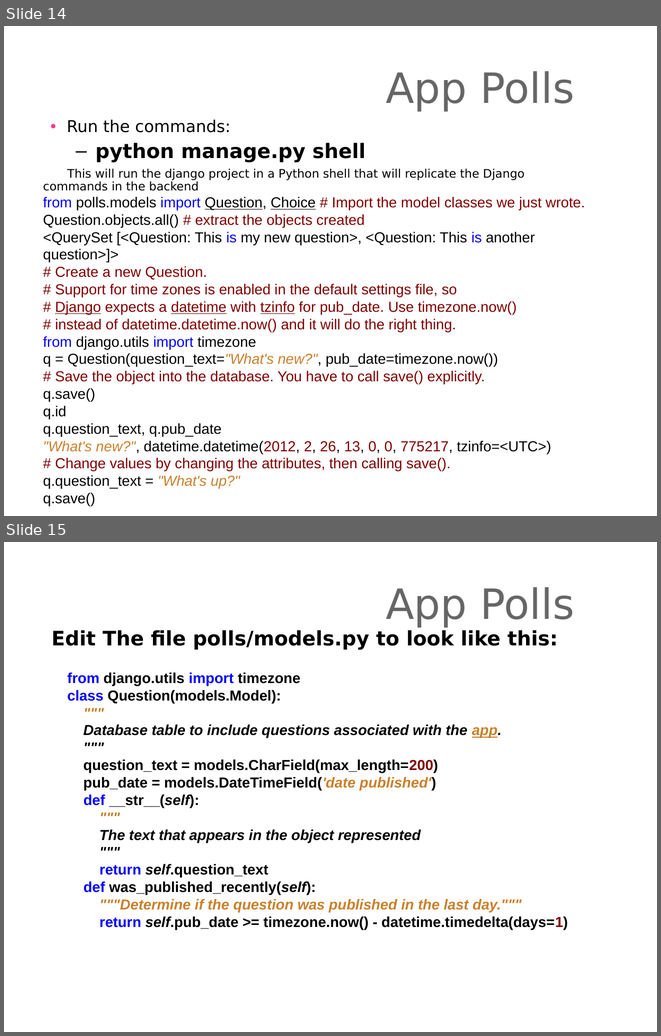
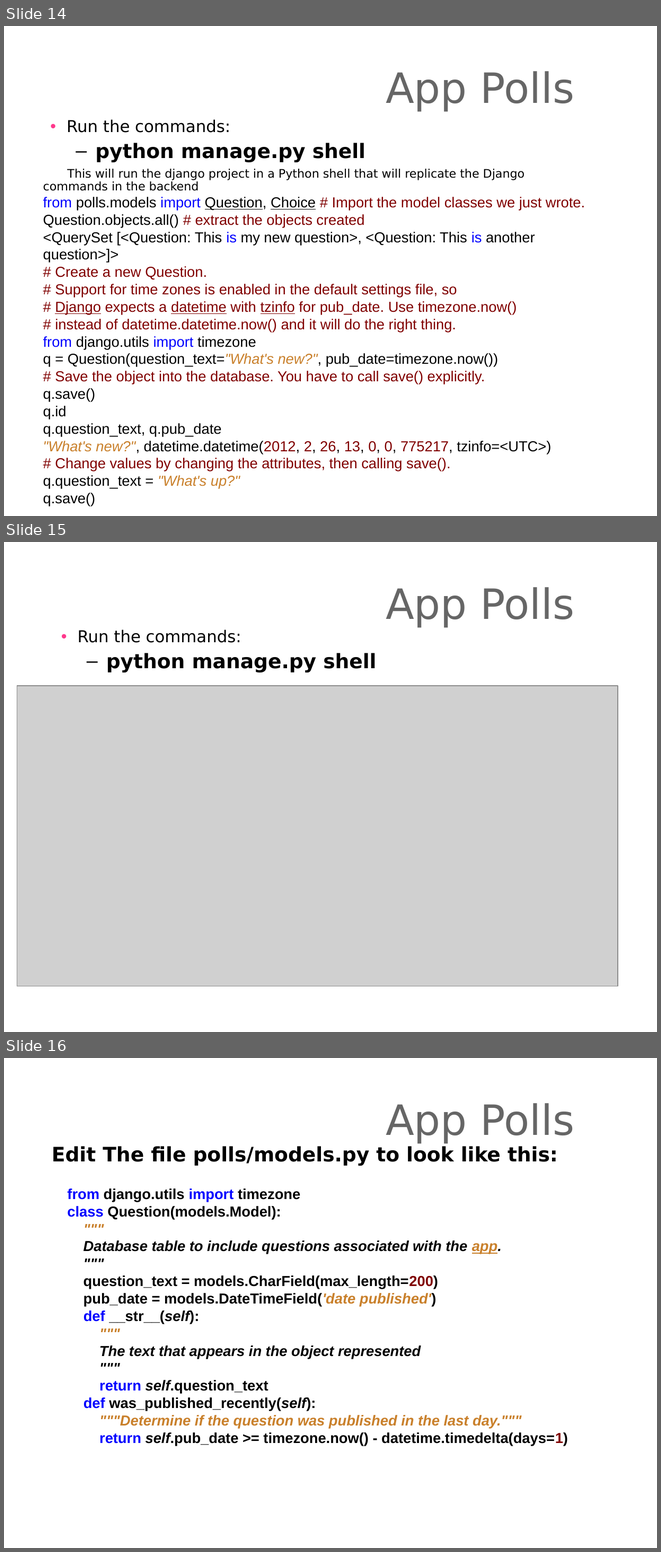
Before and after one commit to derekawilson72/CodeIT-viz-prj, a slide deck: Presentations/djangointroduction-Lesson02.ppt. Shown one above the other, each under a label of ours: slides 14 and 15 before the commit, slides 14, 15 and 16 after it. The pictures are 661x1036 and 661x1552 pixels, drawn with LibreOffice and Linux fonts; fonts in the diff are those of the drawing; grey boxes stand for pictures; background and template pictures are left out. Boxes give left, top, right and bottom in pixels: in the first picture for what was removed or moved away, otherwise in the second. Text is boxed around its words. In the diff, an @@ line names an element or a change of style, - is before the commit and + after.

```diff
--- a/Presentations/djangointroduction-Lesson02.ppt
+++ b/Presentations/djangointroduction-Lesson02.ppt
@@ slide 15 added at <box>4,542,657,1032</box>, background picture (left out) @@
@@ text added at <box>386,587,574,627</box>, 46 pt, text #666666 @@
+App Polls
@@ text added at <box>78,629,376,672</box>, 22 pt, text #000000, bold @@
+• Run the commands:
+  – python manage.py shell
@@ picture added at <box>17,686,618,986</box> @@
@@ what was slide 15 is now slide 16 @@
```
Also in this commit, not shown: 2 slides changed, 3 other files.
